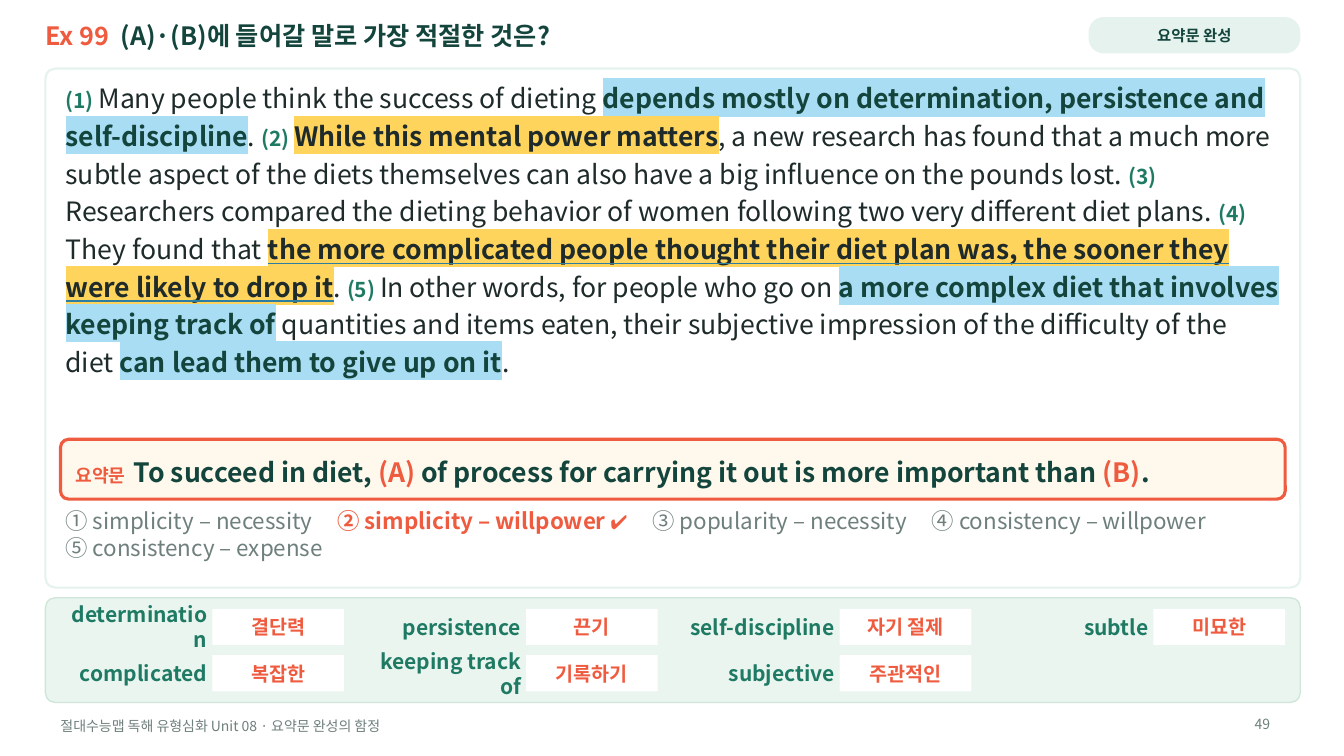
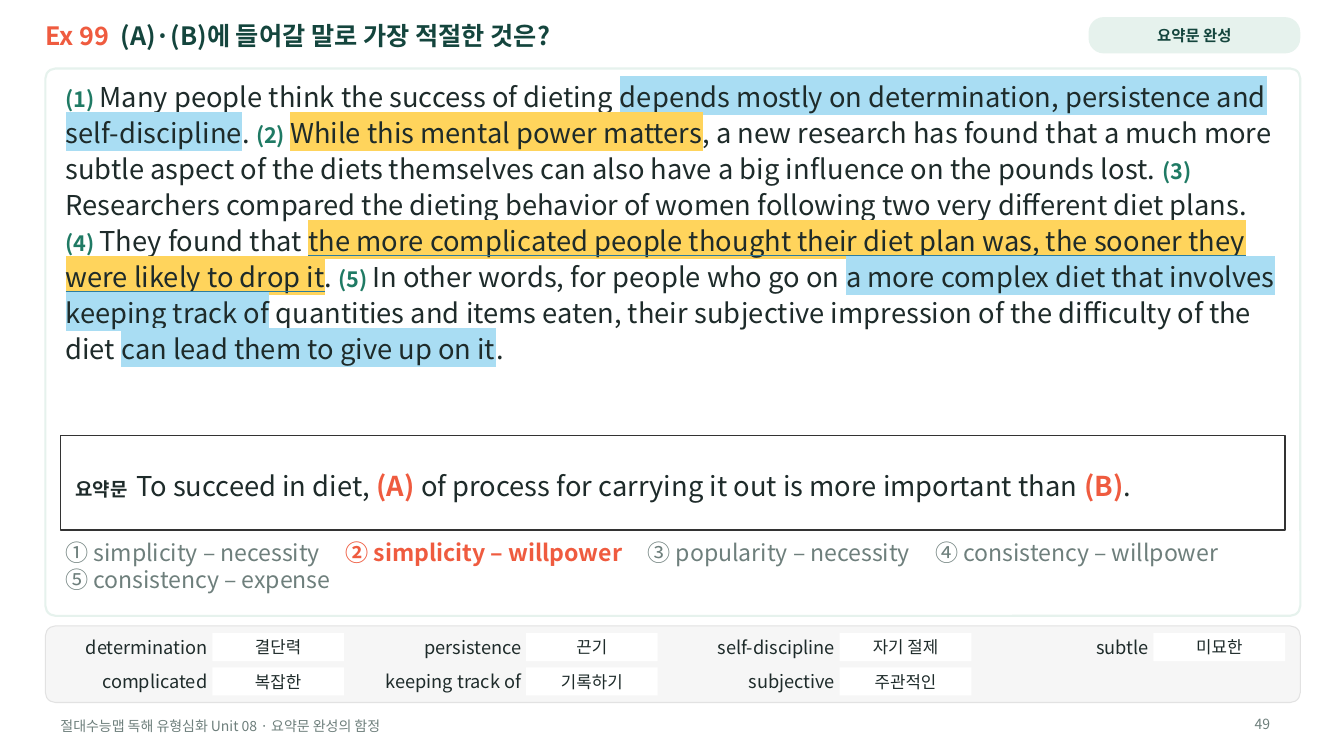
Before and after one commit to HUFSDavid/HUFSDavid, a slide deck: slide 49 of 절대수능맵_독해유형심화_Unit08_수업PPT.pptx. Drawn at 1344x756 pixels with LibreOffice and Linux fonts; fonts in the diff are those of the drawing. Boxes give left, top, right and bottom in pixels: in the first picture for what was removed or moved away, otherwise in the second. Text is boxed around its words. In the diff, an @@ line names an element or a change of style, - is before the commit and + after.

```diff
--- a/절대수능맵_독해유형심화_Unit08_수업PPT.pptx
+++ b/절대수능맵_독해유형심화_Unit08_수업PPT.pptx
@@ rounded rectangle: place and size @@
-rounded rectangle at box(45, 69, 1301, 588)
+rounded rectangle at box(45, 69, 1301, 616)
@@ rounded rectangle at box(45, 69, 1301, 616): proportions changed @@
@@ text "(1) Many people think the ..." at box(66, 85, 1275, 367): size 15 to 15.5 pt in "(1) (2) (3) (4) (5)"; size 19 to 19.5 pt; text colour #14453D to #1E2B2A, bold off in "depends mostly on determination, persistence and self-discip ..."; line spacing 1.18 to 1.1 @@
@@ rectangle: place and size @@
-rectangle at box(60, 440, 1286, 499)
+rectangle at box(60, 436, 1286, 530)
@@ rectangle at box(60, 436, 1286, 530): rounded rectangle to rectangle; fill #FFF8EC to #FFFFFF; outline #EF5B3F 2.25 pt to #333333 1 pt @@
@@ text "요약문 To succeed in diet, ..." at box(76, 473, 1131, 503): size 13 to 13.5 pt, text colour #EF5B3F to #1E2B2A in "요약문"; size 19 to 19.5 pt; text colour #14453D to #1E2B2A, bold off in "To succeed in diet, of process for ..." @@
@@ text at box(66, 541, 1218, 566): text changed; size 16 to 16.5 pt @@
-① simplicity – necessity ② simplicity – willpower ✔ ③ popularity – necessity ④ consistency – willpower ⑤ consistency – expense
+① simplicity – necessity ② simplicity – willpower ③ popularity – necessity ④ consistency – willpower ⑤ consistency – expense
@@ rounded rectangle: place and size @@
-rounded rectangle at box(45, 598, 1301, 703)
+rounded rectangle at box(45, 626, 1301, 703)
@@ rounded rectangle at box(45, 626, 1301, 703): fill #EAF5EF to #F6F6F6; outline #CFE6D9 1 pt to #E2E2E2 0.75 pt; proportions changed @@
@@ text "determination": place and size @@
-text "determination" at box(60, 604, 208, 650)
+text "determination" at box(86, 639, 208, 654)
@@ rectangle "결단력": place and size @@
-rectangle "결단력" at box(213, 609, 345, 645)
+rectangle "결단력" at box(213, 633, 345, 661)
@@ text "persistence": place and size @@
-text "persistence" at box(403, 618, 521, 640)
+text "persistence" at box(425, 640, 522, 658)
@@ rectangle "끈기": place and size @@
-rectangle "끈기" at box(526, 609, 658, 645)
+rectangle "끈기" at box(526, 633, 658, 661)
@@ text "self-discipline": place and size @@
-text "self-discipline" at box(690, 618, 834, 640)
+text "self-discipline" at box(718, 639, 835, 658)
@@ rectangle "자기 절제": place and size @@
-rectangle "자기 절제" at box(840, 609, 972, 645)
+rectangle "자기 절제" at box(840, 633, 972, 661)
@@ size 15 to 13 pt, text colour #1F7A64 to #1E2B2A, bold off in 7 elements at box(102, 673, 207, 692), box(386, 673, 521, 693), box(749, 673, 835, 693), box(86, 639, 208, 654), box(718, 639, 835, 658), box(425, 640, 522, 658), box(1096, 639, 1148, 655) @@
@@ text "subtle": place and size @@
-text "subtle" at box(1084, 618, 1148, 636)
+text "subtle" at box(1096, 639, 1148, 655)
@@ size 14 to 12 pt, text colour #EF5B3F to #1E2B2A, bold off in 7 elements at box(213, 667, 345, 696), box(526, 667, 658, 696), box(840, 667, 972, 696), box(213, 633, 345, 661), box(526, 633, 658, 661), box(840, 633, 972, 661), box(1153, 633, 1286, 661) @@
@@ rectangle "미묘한": place and size @@
-rectangle "미묘한" at box(1153, 609, 1286, 645)
+rectangle "미묘한" at box(1153, 633, 1286, 661)
@@ text "complicated": place and size @@
-text "complicated" at box(80, 664, 207, 686)
+text "complicated" at box(102, 673, 207, 692)
@@ rectangle "복잡한": place and size @@
-rectangle "복잡한" at box(213, 655, 345, 692)
+rectangle "복잡한" at box(213, 667, 345, 696)
@@ text "keeping track of": place and size @@
-text "keeping track of" at box(380, 652, 521, 695)
+text "keeping track of" at box(386, 673, 521, 693)
@@ rectangle "기록하기": place and size @@
-rectangle "기록하기" at box(526, 655, 658, 692)
+rectangle "기록하기" at box(526, 667, 658, 696)
@@ text "subjective": place and size @@
-text "subjective" at box(729, 664, 835, 686)
+text "subjective" at box(749, 673, 835, 693)
@@ rectangle "주관적인": place and size @@
-rectangle "주관적인" at box(840, 655, 972, 692)
+rectangle "주관적인" at box(840, 667, 972, 696)
```
Also in this commit, not shown: 23 other slides changed, 5 other files.
